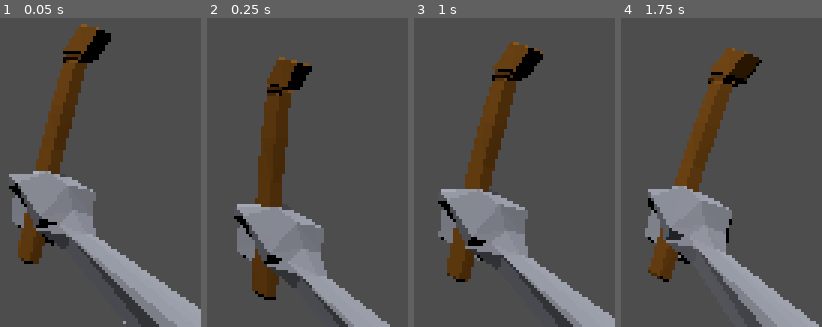
Above: before the commit, frames 1-4 (left to right).
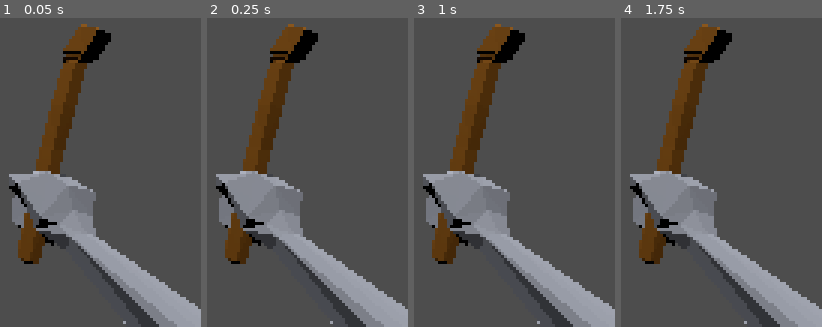
Above: after the commit, the same moments.

Repository: tm-nielsen/rizzfield
Game: Godot game, scene res://scenes/combat_test.tscn
The game is run twice, just before and just after one commit, with the same random seed, the same clock (stepped at 60 frames per second) and the same inputs. The project has no main scene, so this scene is started directly.
Inputs:
- Up to frame 1 (0.05 s): no input
- Up to frame 2 (0.25 s): no input
- Up to frame 3 (1 s): no input
- Up to frame 4 (1.75 s): no input

Frame 1 is identical in both runs. In frame 2, 24% of the frame differs, in the area x 4-100%, y 1-100%; in frame 3, 22%; in frame 4, 25%.

Commit message:
Updated root node of animations

Diff:
--- a/resources/animations/pipe_animation_library.tres
+++ b/resources/animations/pipe_animation_library.tres
@@ -1,46 +1,4 @@
 [gd_resource type="AnimationLibrary" load_steps=6 format=3 uid="uid://c82hleej4cuwm"]
-
-[sub_resource type="Animation" id="Animation_ekcfv"]
-resource_name = "idle"
-length = 0.625013
-loop_mode = 1
-step = 0.125
-tracks/0/type = "value"
-tracks/0/imported = false
-tracks/0/enabled = true
-tracks/0/path = NodePath("DummyPlayer/Models:position")
-tracks/0/interp = 0
-tracks/0/loop_wrap = true
-tracks/0/keys = {
-"times": PackedFloat32Array(0, 0.125, 0.25, 0.5),
-"transitions": PackedFloat32Array(1, 1, 1, 1),
-"update": 0,
-"values": [Vector3(0.462, -0.17, -0.61), Vector3(0.509, -0.246, -0.613), Vector3(0.497845, -0.208538, -0.61), Vector3(0.436264, -0.148027, -0.579221)]
-}
-tracks/1/type = "value"
-tracks/1/imported = false
-tracks/1/enabled = true
-tracks/1/path = NodePath("DummyPlayer/Models:rotation")
-tracks/1/interp = 0
-tracks/1/loop_wrap = true
-tracks/1/keys = {
-"times": PackedFloat32Array(0, 0.375),
-"transitions": PackedFloat32Array(1, 1),
-"update": 0,
-"values": [Vector3(1.26709e-09, -0.00277505, -0.20944), Vector3(-0.0861956, -0.150153, -0.312162)]
-}
-tracks/2/type = "value"
-tracks/2/imported = false
-tracks/2/enabled = true
-tracks/2/path = NodePath("DummyPlayer/Models/Pipe:rotation")
-tracks/2/interp = 0
-tracks/2/loop_wrap = true
-tracks/2/keys = {
-"times": PackedFloat32Array(0, 0.125, 0.25, 0.5),
-"transitions": PackedFloat32Array(1, 1, 1, 1),
-"update": 0,
-"values": [Vector3(0, 0, 0), Vector3(-0.0114006, -0.00238939, 0.155416), Vector3(0, 0, 0), Vector3(-0.0961013, -0.0204999, -0.0598426)]
-}
 
 [sub_resource type="Animation" id="Animation_5jbmu"]
 resource_name = "RESET"
@@ -48,7 +6,7 @@
 tracks/0/type = "value"
 tracks/0/imported = false
 tracks/0/enabled = true
-tracks/0/path = NodePath("DummyPlayer/Models:position")
+tracks/0/path = NodePath("Models:position")
 tracks/0/interp = 1
 tracks/0/loop_wrap = true
 tracks/0/keys = {
@@ -60,7 +18,7 @@
 tracks/1/type = "value"
 tracks/1/imported = false
 tracks/1/enabled = true
-tracks/1/path = NodePath("DummyPlayer/Models:rotation")
+tracks/1/path = NodePath("Models:rotation")
 tracks/1/interp = 1
 tracks/1/loop_wrap = true
 tracks/1/keys = {
@@ -72,7 +30,7 @@
 tracks/2/type = "value"
 tracks/2/imported = false
 tracks/2/enabled = true
-tracks/2/path = NodePath("DummyPlayer/Models/Pipe:rotation")
+tracks/2/path = NodePath("Models/Pipe:rotation")
 tracks/2/interp = 1
 tracks/2/loop_wrap = true
 tracks/2/keys = {
@@ -89,7 +47,7 @@
 tracks/0/type = "value"
 tracks/0/imported = false
 tracks/0/enabled = true
-tracks/0/path = NodePath("DummyPlayer/Models:position")
+tracks/0/path = NodePath("Models:position")
 tracks/0/interp = 0
 tracks/0/loop_wrap = true
 tracks/0/keys = {
@@ -101,7 +59,7 @@
 tracks/1/type = "value"
 tracks/1/imported = false
 tracks/1/enabled = true
-tracks/1/path = NodePath("DummyPlayer/Models:rotation")
+tracks/1/path = NodePath("Models:rotation")
 tracks/1/interp = 0
 tracks/1/loop_wrap = true
 tracks/1/keys = {
@@ -119,7 +77,7 @@
 tracks/0/type = "value"
 tracks/0/imported = false
 tracks/0/enabled = true
-tracks/0/path = NodePath("DummyPlayer/Models:position")
+tracks/0/path = NodePath("Models:position")
 tracks/0/interp = 0
 tracks/0/loop_wrap = true
 tracks/0/keys = {
@@ -131,7 +89,7 @@
 tracks/1/type = "value"
 tracks/1/imported = false
 tracks/1/enabled = true
-tracks/1/path = NodePath("DummyPlayer/Models:rotation")
+tracks/1/path = NodePath("Models:rotation")
 tracks/1/interp = 0
 tracks/1/loop_wrap = true
 tracks/1/keys = {
@@ -141,6 +99,48 @@
 "values": [Vector3(0.709588, -0.0995321, 1.45644), Vector3(0.570296, -0.0377446, 1.38446)]
 }
 
+[sub_resource type="Animation" id="Animation_ekcfv"]
+resource_name = "idle"
+length = 0.625013
+loop_mode = 1
+step = 0.125
+tracks/0/type = "value"
+tracks/0/imported = false
+tracks/0/enabled = true
+tracks/0/path = NodePath("Models:position")
+tracks/0/interp = 0
+tracks/0/loop_wrap = true
+tracks/0/keys = {
+"times": PackedFloat32Array(0, 0.125, 0.25, 0.5),
+"transitions": PackedFloat32Array(1, 1, 1, 1),
+"update": 0,
+"values": [Vector3(0.462, -0.17, -0.61), Vector3(0.509, -0.246, -0.613), Vector3(0.497845, -0.208538, -0.61), Vector3(0.436264, -0.148027, -0.579221)]
+}
+tracks/1/type = "value"
+tracks/1/imported = false
+tracks/1/enabled = true
+tracks/1/path = NodePath("Models:rotation")
+tracks/1/interp = 0
+tracks/1/loop_wrap = true
+tracks/1/keys = {
+"times": PackedFloat32Array(0, 0.375),
+"transitions": PackedFloat32Array(1, 1),
+"update": 0,
+"values": [Vector3(1.26709e-09, -0.00277505, -0.20944), Vector3(-0.0861956, -0.150153, -0.312162)]
+}
+tracks/2/type = "value"
+tracks/2/imported = false
+tracks/2/enabled = true
+tracks/2/path = NodePath("Models/Pipe:rotation")
+tracks/2/interp = 0
+tracks/2/loop_wrap = true
+tracks/2/keys = {
+"times": PackedFloat32Array(0, 0.125, 0.25, 0.5),
+"transitions": PackedFloat32Array(1, 1, 1, 1),
+"update": 0,
+"values": [Vector3(0, 0, 0), Vector3(-0.0114006, -0.00238939, 0.155416), Vector3(0, 0, 0), Vector3(-0.0961013, -0.0204999, -0.0598426)]
+}
+
 [sub_resource type="Animation" id="Animation_0sqvk"]
 resource_name = "swing"
 length = 0.666675
@@ -148,7 +148,7 @@
 tracks/0/type = "value"
 tracks/0/imported = false
 tracks/0/enabled = true
-tracks/0/path = NodePath("DummyPlayer/Models:position")
+tracks/0/path = NodePath("Models:position")
 tracks/0/interp = 0
 tracks/0/loop_wrap = true
 tracks/0/keys = {
@@ -160,7 +160,7 @@
 tracks/1/type = "value"
 tracks/1/imported = false
 tracks/1/enabled = true
-tracks/1/path = NodePath("DummyPlayer/Models:rotation")
+tracks/1/path = NodePath("Models:rotation")
 tracks/1/interp = 0
 tracks/1/loop_wrap = true
 tracks/1/keys = {
